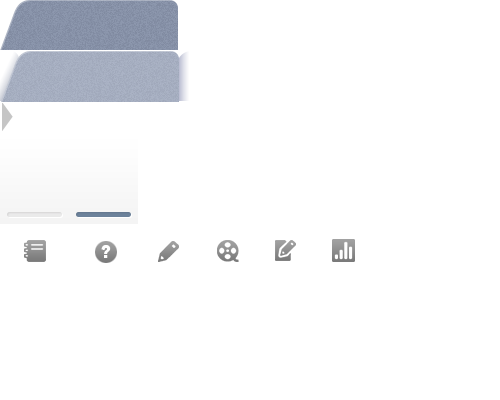
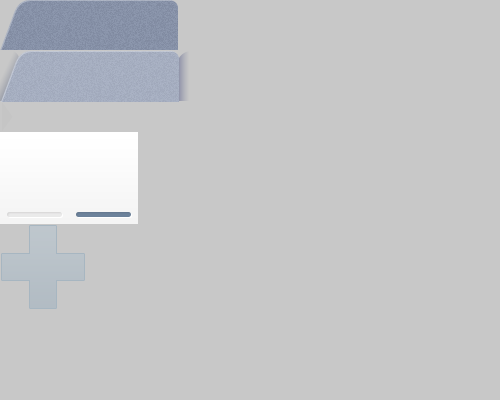
Layered file, before and after one edit (w=500, h=400). Changes by layer:
added layer "图层 99 副本 6" (1st of 2) (49%) above "图层 139" over [2, 226, 84, 308]
hid "chart_bar" over [332, 239, 355, 262]
hid "doc_edit" over [275, 240, 296, 261]
hid "movie" over [217, 240, 239, 262]
hid "pencil" over [158, 241, 179, 262]
hid "图层 135" over [95, 241, 117, 263]
hid "notepad" over [24, 240, 46, 262]
added layer "图层 137" over [0, 0, 500, 400]
